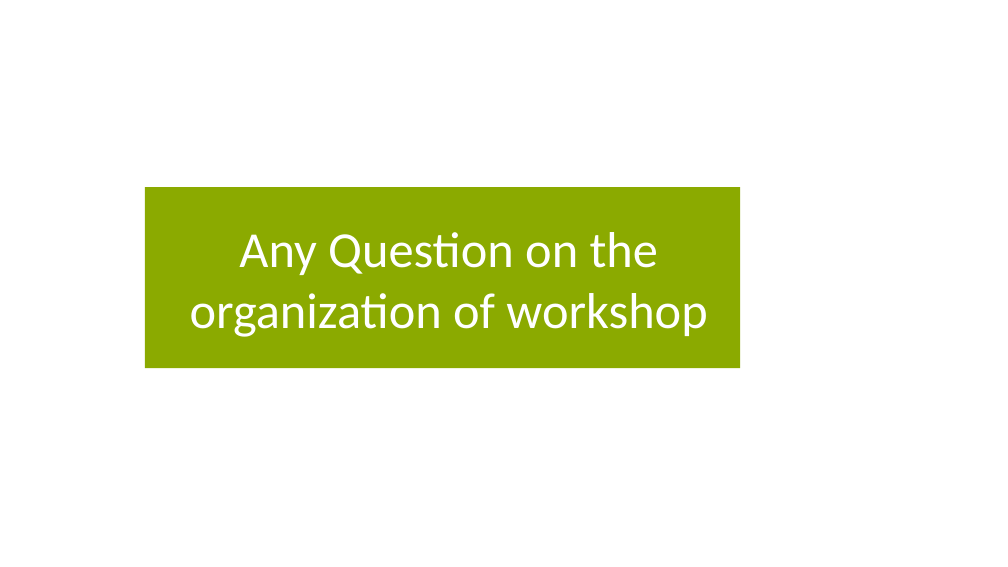
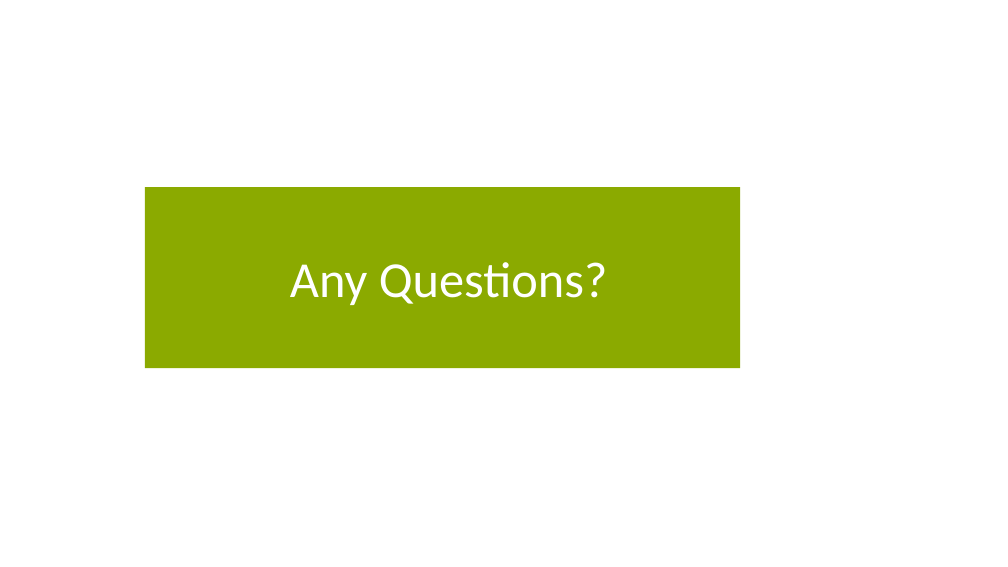
Before and after one commit to bioinfo-kaust/gfm-workshop, a slide deck: slide 8 of lecture_slides/00_workshop_introduction.pptx. Drawn at 1008x567 pixels with LibreOffice and Linux fonts; fonts in the diff are those of the drawing. Boxes give left, top, right and bottom in pixels: in the first picture for what was removed or moved away, otherwise in the second. Text is boxed around its words. In the diff, an @@ line names an element or a change of style, - is before the commit and + after.

Commit message:
Update workshop lecture slides

```diff
--- a/lecture_slides/00_workshop_introduction.pptx
+++ b/lecture_slides/00_workshop_introduction.pptx
@@ title at (290, 262, 608, 305): text changed @@
-Any Question on the organization of workshop
+Any Questions?
```
Also in this commit, not shown: 1 other slide changed, 2 other files.
